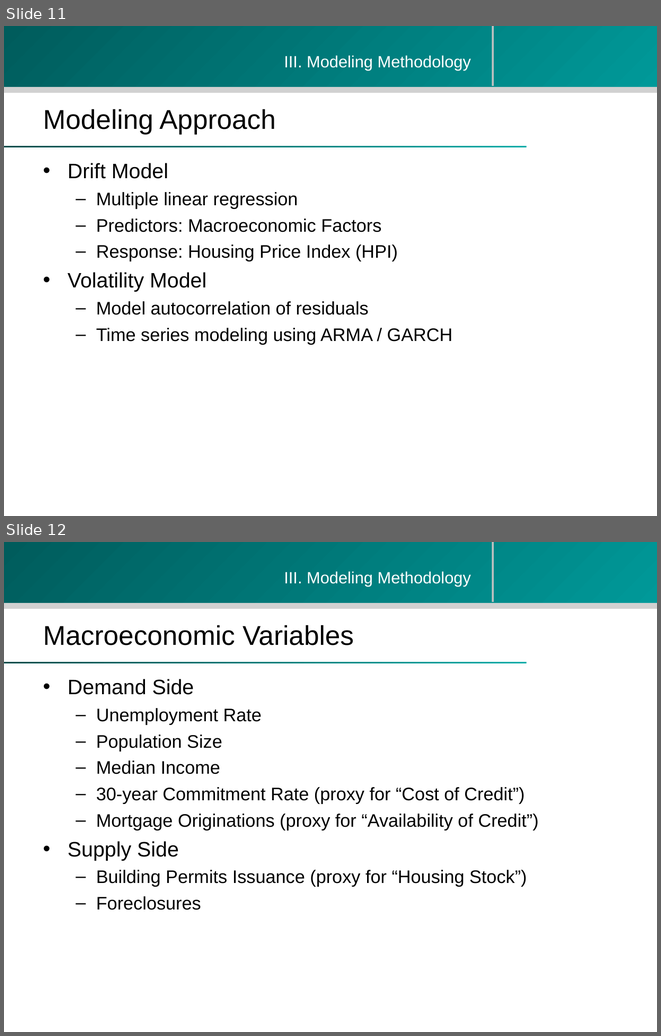
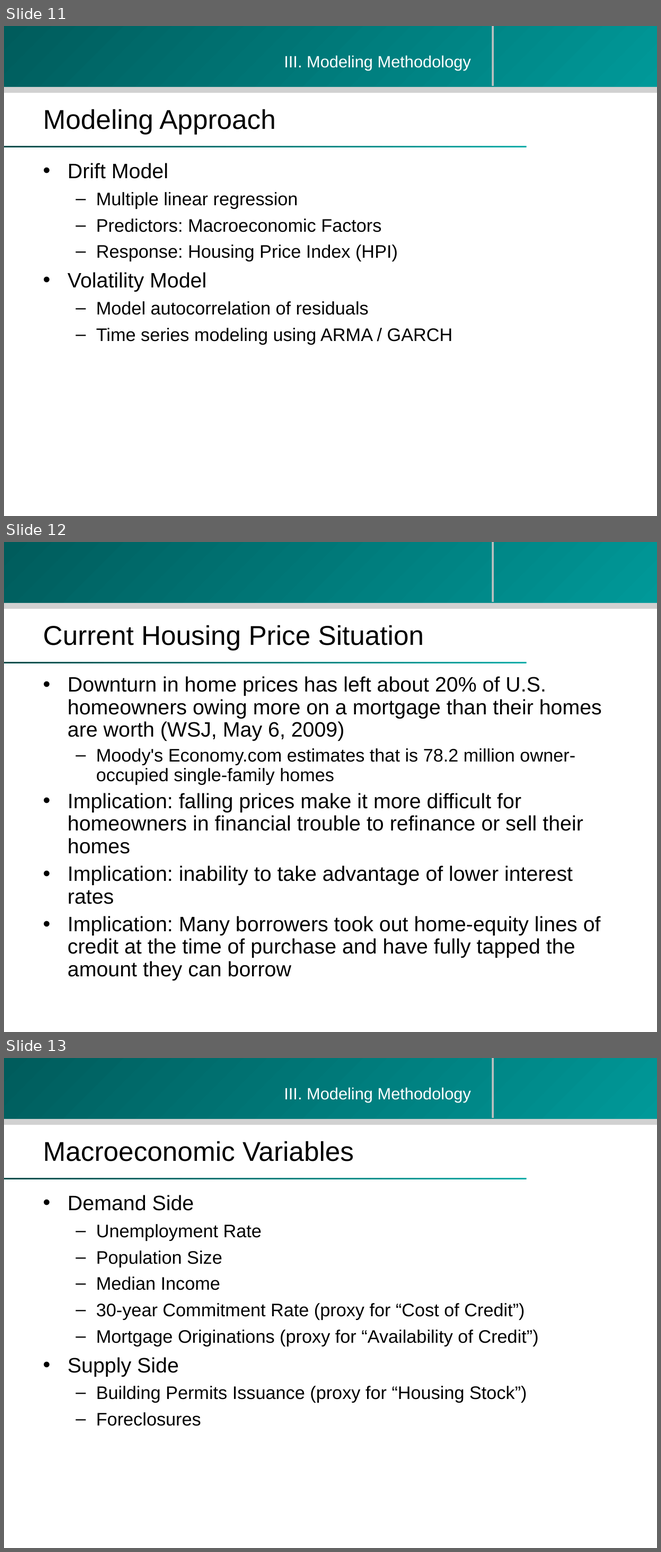
Before and after one commit to zhouzhenghui/svnrepository, a slide deck: SVNRepository/Presentation/M.Eng Final Presentation-take2.ppt. Shown one above the other, each under a label of ours: slides 11 and 12 before the commit, slides 11, 12 and 13 after it. The pictures are 661x1036 and 661x1552 pixels, drawn with LibreOffice and Linux fonts; fonts in the diff are those of the drawing; background and template pictures are left out. Boxes give left, top, right and bottom in pixels: in the first picture for what was removed or moved away, otherwise in the second. Text is boxed around its words. In the diff, an @@ line names an element or a change of style, - is before the commit and + after.

```diff
--- a/SVNRepository/Presentation/M.Eng Final Presentation-take2.ppt
+++ b/SVNRepository/Presentation/M.Eng Final Presentation-take2.ppt
@@ slide 12 added at [4,542,657,1032], background #FFFFFF; not listed: 4 template elements that a slide beside it also shows @@
@@ title added at [43,625,424,651], 30 pt, text #000000 @@
+Current Housing Price Situation
@@ text added at [68,676,602,980], 23 pt, text #000000 @@
+• Downturn in home prices has left about 20% of U.S. homeowners owing more on a mortgage than their homes are worth (WSJ, May 6, 2009)
+  – Moody's Economy.com estimates that is 78.2 million owner-occupied single-family homes
+• Implication: falling prices make it more difficult for homeowners in financial trouble to refinance or sell their homes
+• Implication: inability to take advantage of lower interest rates
+• Implication: Many borrowers took out home-equity lines of credit at the time of purchase and have fully tapped the amount they can borrow
@@ what was slide 12 is now slide 13 @@
```
